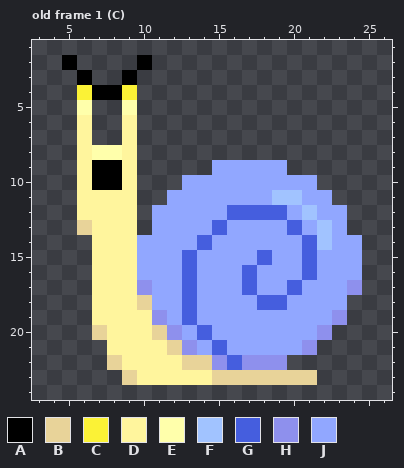
One commit to this pixel-art file: Assets/Art/Enemy/Snail/Special/Snail_Special_Left.aseprite. Above, as it was before the edit.
32x32 pixels, 7 frames. Shown: old frame 1 (C): x 3..26, y 1..24. The commit also changed other frames, which this record leaves out.
Visible layers, top first: "Face", "Body", "Shell".
Palette (. is transparent): A #000000  B #e8d399  C #fbf236  D #fff59d  E #ffffab  F #a1c3ff  G #455ede  H #8e90ed  J #91a7ff
Pixels before, old frame 1 (C), first column x 5:
 2 A....A..............
 3 .A..A...............
 4 .CAAC...............
 5 .E..E...............
 6 .D..D...............
 7 .D..D...............
 8 .DEED...............
 9 .DAAD.....JJJJJ.....
10 .DAAD...JJJJJJJJJ...
11 .DDDD..JJJJJJJFFJJ..
12 .DDDD.JJJJJGGGGJFJJ.
13 .BDDD.JJJJGJJJJGJFJ.
14 ..DDDJJJJGJJJJJJGFJJ
15 ..DDDJJJGJJJJGJJGJJJ
16 ..DDDJJJGJJJGJJJGJJJ
17 ..DDDHJJGJJJGJJGJJJH
18 ..DDDBJJGJJJJGGJJJJ.
19 ..DDDDHJGJJJJJJJJJH.
20 ..BDDDBHJGJJJJJJJH..
21 ...DDDDBHJGJJJJJH...
22 ...BDDDDBBHGHHH.....
23 ....BDDDDDBBBBBBB...
And afterwards:
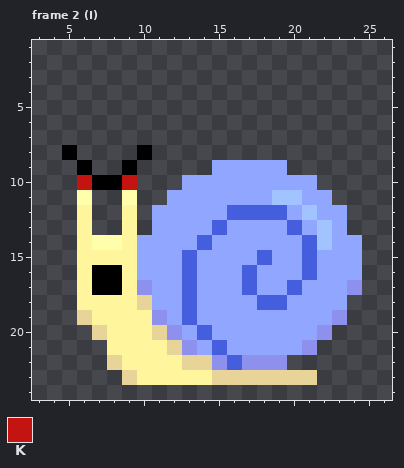
Colours new in this view: K #c41411
A new or re-ordered frame is compared with the old frame closest to it.
Commit message: Renamed Snail Abilities
Diff:
frames re-ordered
Frame 2 (I) against old frame 1 (C), layers "Face", "Body", "Shell":
y 2: x 5 A -> .; x 10 A -> .
y 3: x 6 A -> .; x 9 A -> .
y 4: x 6..9 CAAC -> ....
y 5: x 6 E -> .; x 9 E -> .
y 6..7: x 6 D -> .; x 9 D -> .
y 8: x 5..10 .DEED. -> A....A
y 9: x 6..9 DAAD -> A..A
y 10: x 6 D -> K; x 9 D -> K
y 11: x 6..9 DDDD -> E..E
y 12: x 7..8 DD -> ..
y 13: x 6..8 BDD -> D..
y 14: x 6..8 .DD -> DEE
y 15: x 6 . -> D
y 16..17: x 6..8 .DD -> DAA
y 18: x 6 . -> D
y 19: x 6 . -> B
